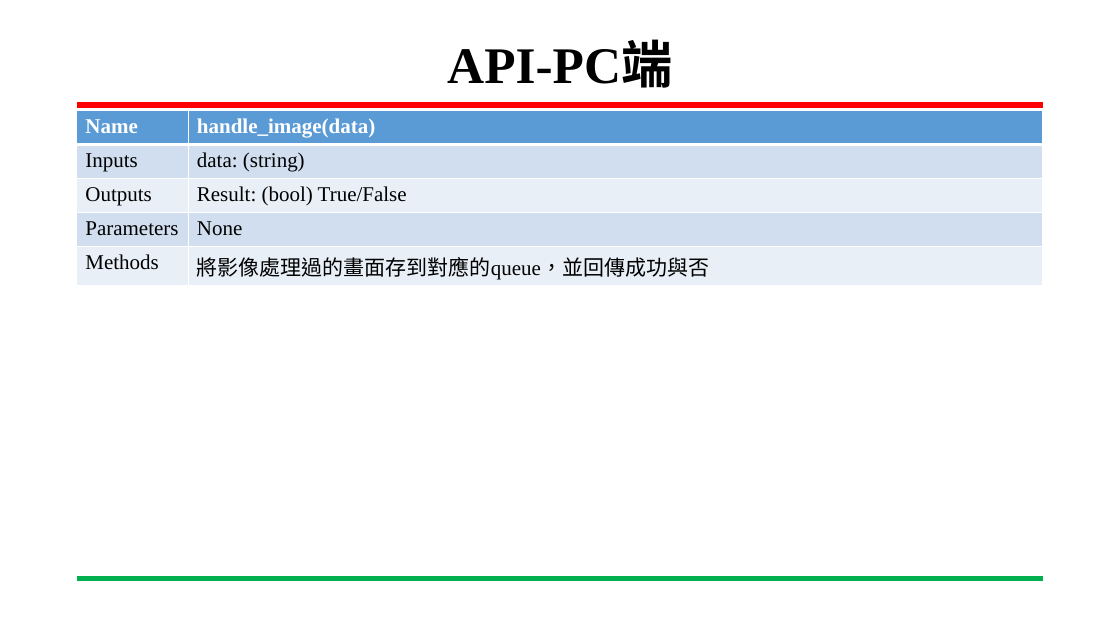
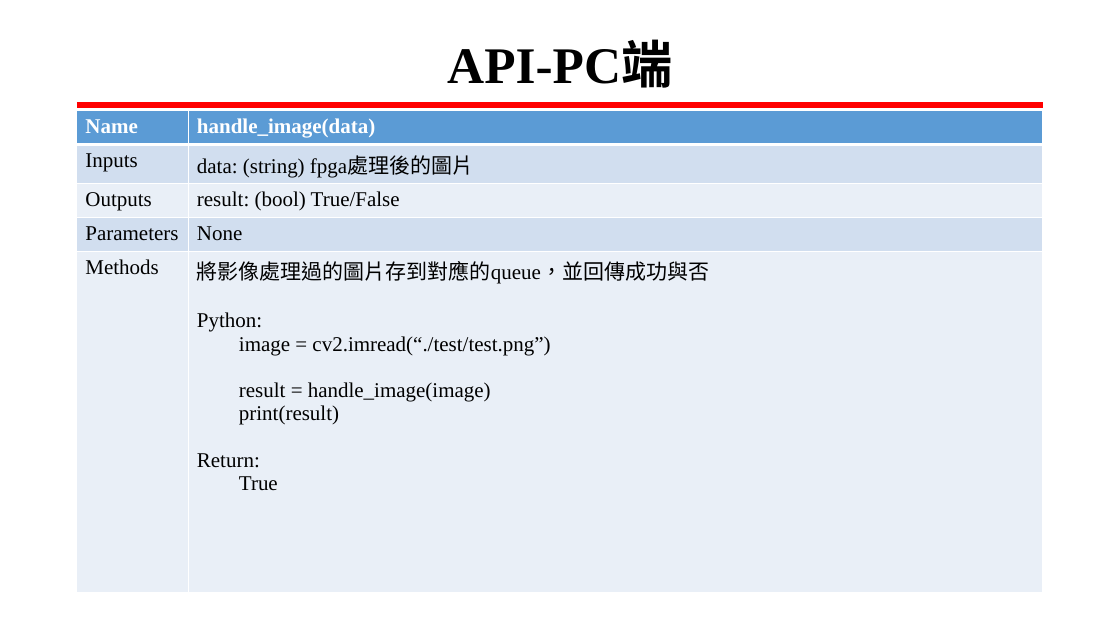
Before and after one commit to San-Zero/SOC_design_final_2023, a slide deck: slide 20 of documents/SOC_design_final.pptx (slide 14 before the commit). Drawn at 1120x630 pixels with LibreOffice and Linux fonts; fonts in the diff are those of the drawing; background and template pictures are left out. Boxes give left, top, right and bottom in pixels: in the first picture for what was removed or moved away, otherwise in the second. Text is boxed around its words. In the diff, an @@ line names an element or a change of style, - is before the commit and + after.

```diff
--- a/documents/SOC_design_final.pptx
+++ b/documents/SOC_design_final.pptx
@@ table at (77,110,1044,607) @@
-row 2, column 2: data: (string)
+row 2, column 2: data: (string) fpga處理後的圖片
-row 3, column 2: Result: (bool) True/False
+row 3, column 2: result: (bool) True/False
-row 5, column 2: 將影像處理過的畫面存到對應的queue，並回傳成功與否
+row 5, column 2: 將影像處理過的圖片存到對應的queue，並回傳成功與否 / Python: / image = cv2.imread(“./test/test.png”) / result = handle_image(image) / print(result) / Return: / True
```
Also in this commit, not shown: 11 other slides changed, 8 slides added, 1 slide removed, 2 other files.
